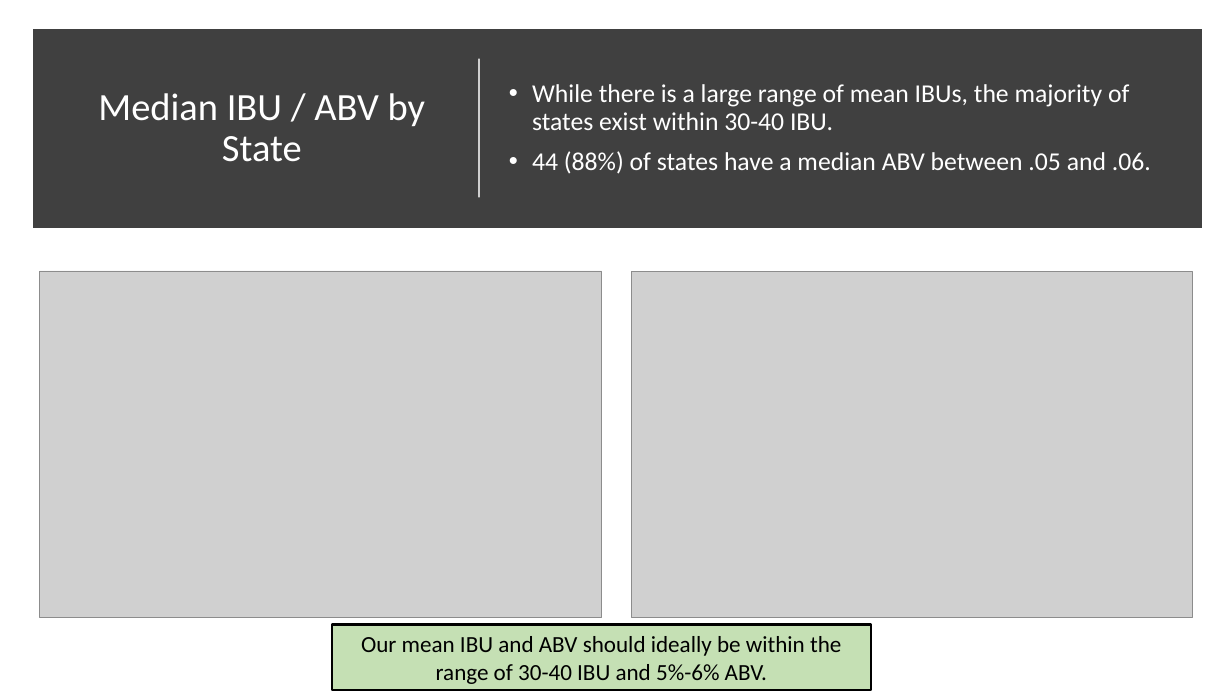
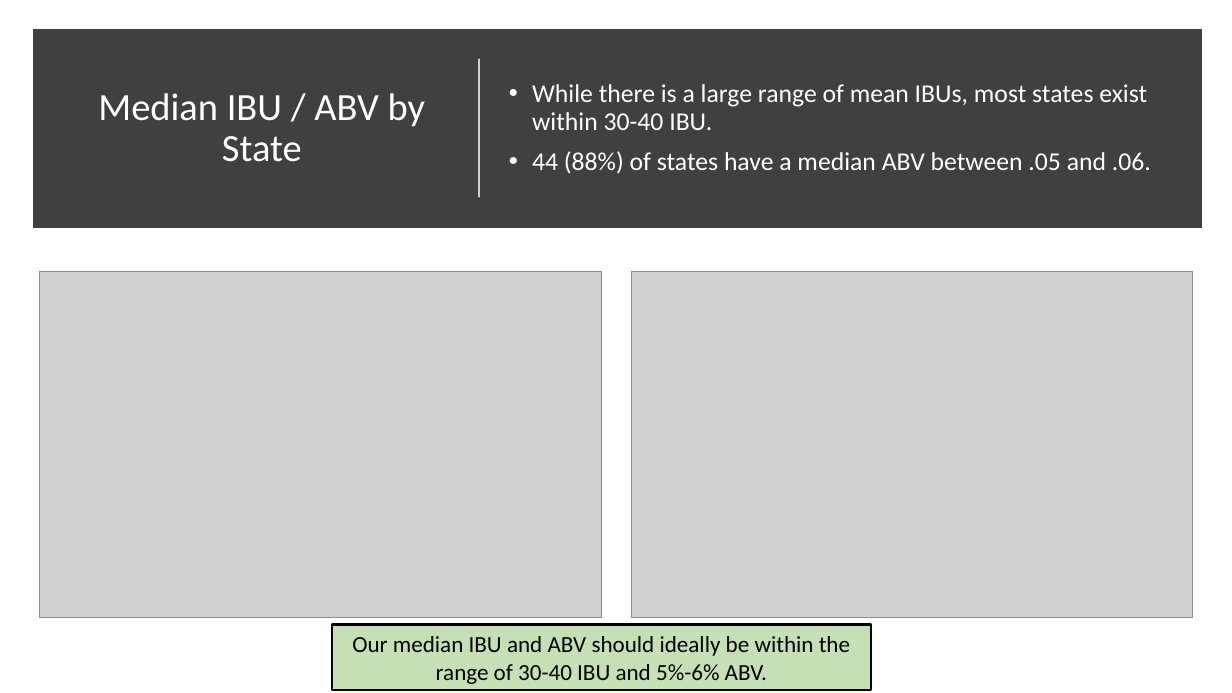
Before and after one commit to ericlaigaie/Case-Study-01, a slide deck: slide 5 of EDA_Presentation.pptx. Drawn at 1232x693 pixels with LibreOffice and Linux fonts; fonts in the diff are those of the drawing; grey boxes stand for pictures. Boxes give left, top, right and bottom in pixels: in the first picture for what was removed or moved away, otherwise in the second. Text is boxed around its words. In the diff, an @@ line names an element or a change of style, - is before the commit and + after.

Commit message:
Update EDA_Presentation.pptx
Typos Fixed

```diff
--- a/EDA_Presentation.pptx
+++ b/EDA_Presentation.pptx
@@ text at (x1=532, y1=84, x2=1147, y2=130): text changed @@
-• While there is a large range of mean IBUs, the majority of states exist within 30-40 IBU.
+• While there is a large range of mean IBUs, most states exist within 30-40 IBU.
@@ text in rectangle at (x1=352, y1=636, x2=850, y2=684): text changed @@
-Our mean IBU and ABV should ideally be within the range of 30-40 IBU and 5%-6% ABV.
+Our median IBU and ABV should ideally be within the range of 30-40 IBU and 5%-6% ABV.
```
Also in this commit, not shown: 2 other slides changed.
